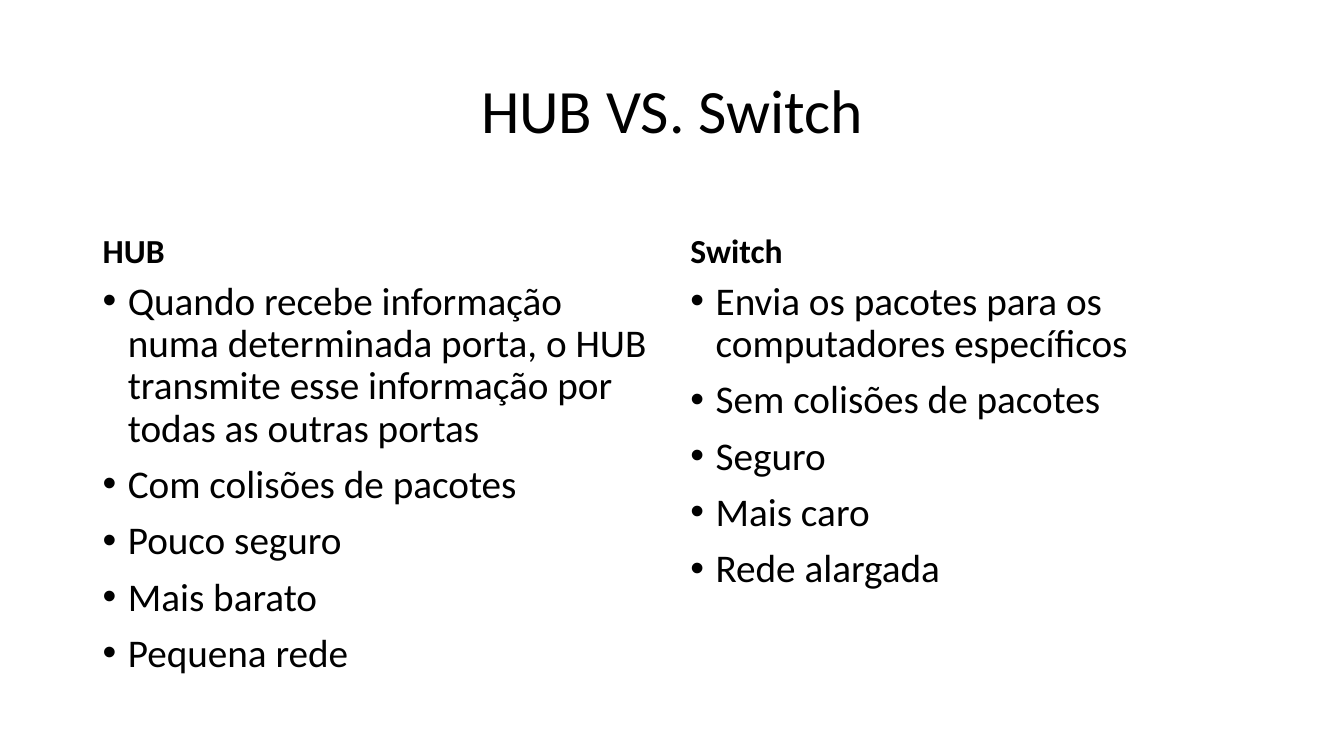
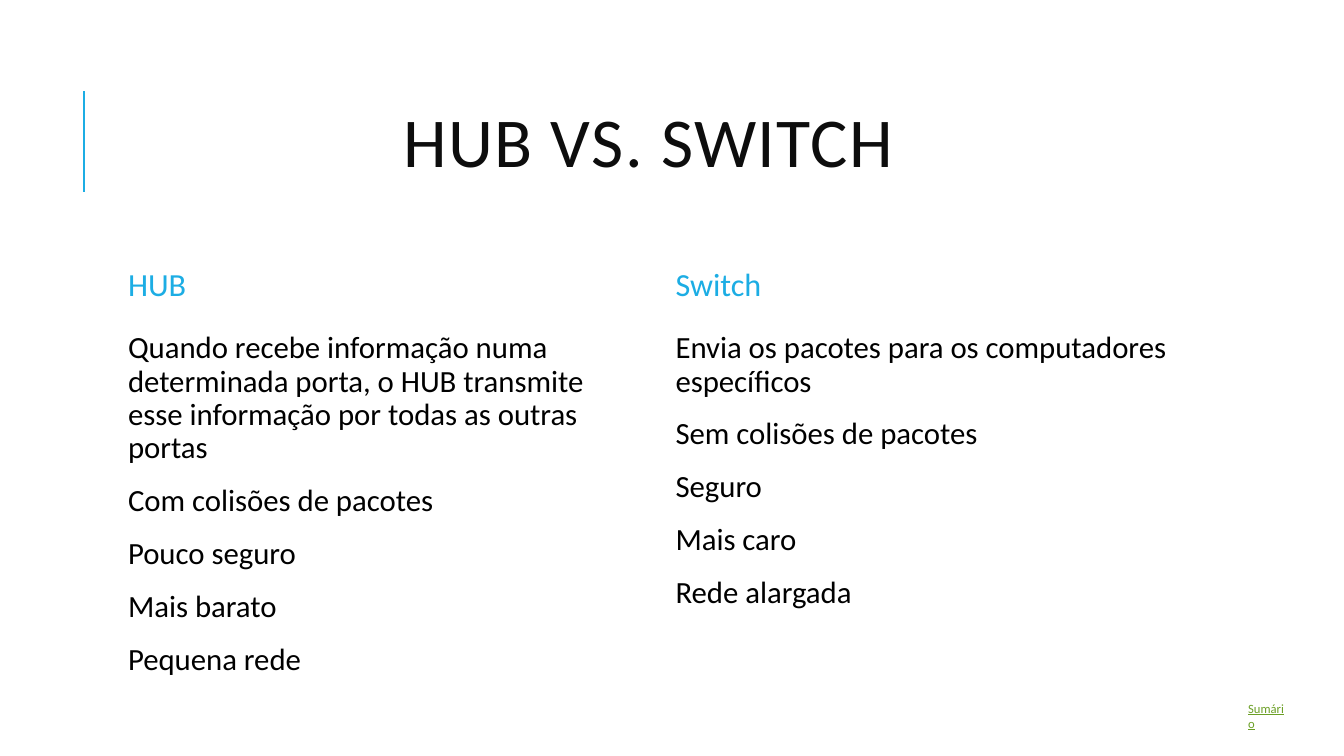
Before and after one commit to nunojmsantos/xunil, a slide deck: slide 11 of Conexões de Rede.pptx (slide 7 before the commit). Drawn at 1344x756 pixels with LibreOffice and Linux fonts; fonts in the diff are those of the drawing. Boxes give left, top, right and bottom in pixels: in the first picture for what was removed or moved away, otherwise in the second. Text is boxed around its words. In the diff, an @@ line names an element or a change of style, - is before the commit and + after.

```diff
--- a/Conexões de Rede.pptx
+++ b/Conexões de Rede.pptx
@@ line added from (84, 192) to (84, 91), #1CADE4 1.5 pt @@
@@ title at (403,121,893,168): text changed; size 44 to 50 pt; text colour #000000 to #0D0D0D @@
-HUB VS. Switch
+HUB VS. SWITCH
@@ text "HUB": place and size @@
-text "HUB" at (103,241,165,264)
+text "HUB" at (128,275,186,297)
@@ text "HUB" at (128,275,186,297): size 24 to 23 pt, text colour #000000 to #1CADE4, bold off; less space between paragraphs; vertical alignment bottom to middle @@
@@ text "Switch" at (676,273,762,297): size 24 to 23 pt, text colour #000000 to #1CADE4, bold off; less space between paragraphs; vertical alignment bottom to middle @@
@@ text "Switch": place and size @@
-text "Switch" at (690,239,782,264)
+text "Switch" at (676,273,762,297)
@@ text "Quando recebe informação numa determinada ...": place and size @@
-text "Quando recebe informação numa determinada ..." at (128,287,647,674)
+text "Quando recebe informação numa determinada ..." at (128,336,583,675)
@@ text "Quando recebe informação numa determinada ..." at (128,336,583,675): size 28 to 22 pt; bullet • to  ; more space between paragraphs @@
@@ text "Envia os pacotes para os ..." at (676,336,1166,609): size 28 to 22 pt; bullet • to  ; more space between paragraphs @@
@@ text "Envia os pacotes para os ...": place and size @@
-text "Envia os pacotes para os ..." at (716,288,1127,589)
+text "Envia os pacotes para os ..." at (676,336,1166,609)
@@ text added at (1238,696,1300,721), 9 pt, text #6B9F25, underline @@
+Sumário
```
Also in this commit, not shown: 10 other slides changed, 4 slides added, 1 other file.
